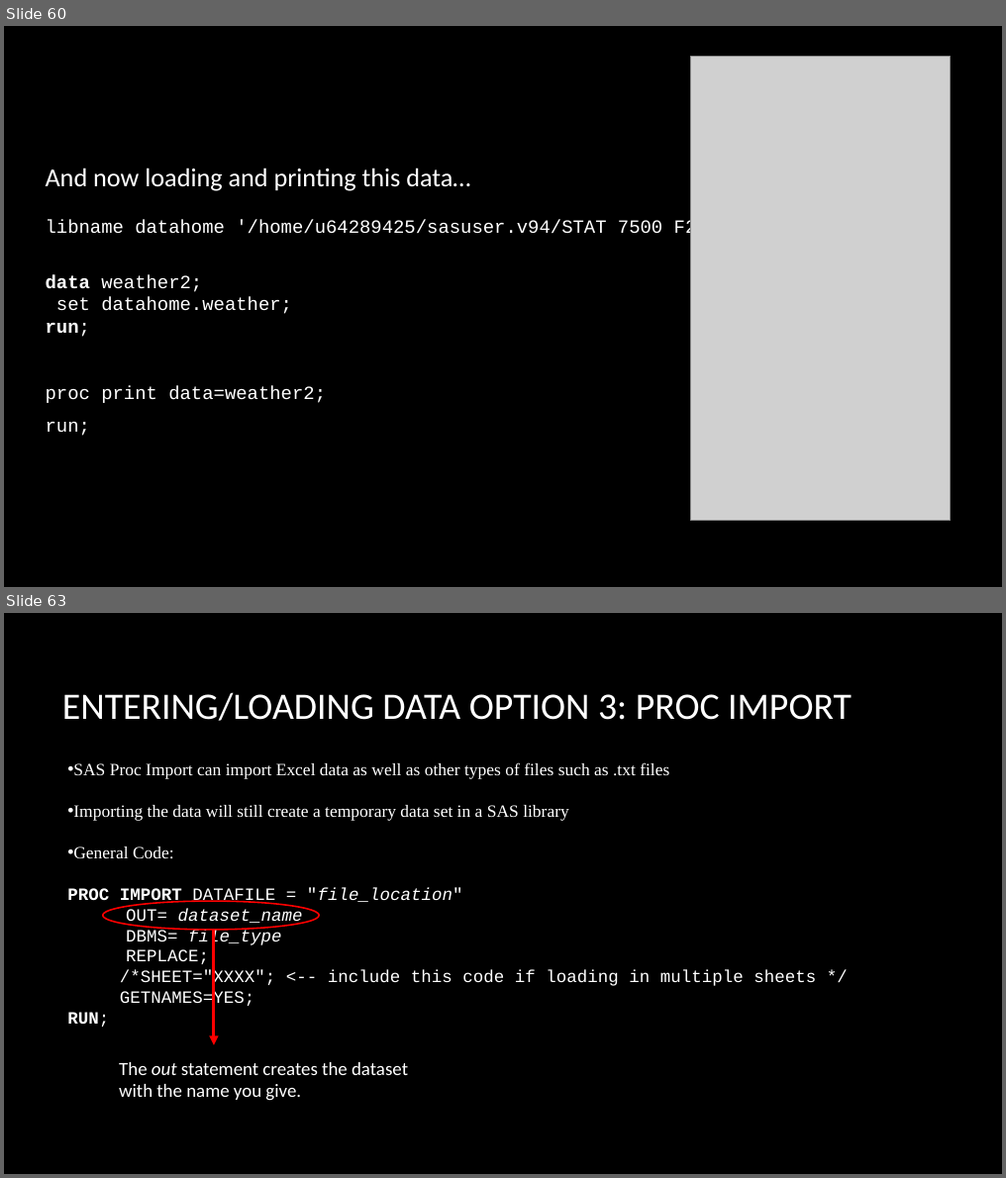
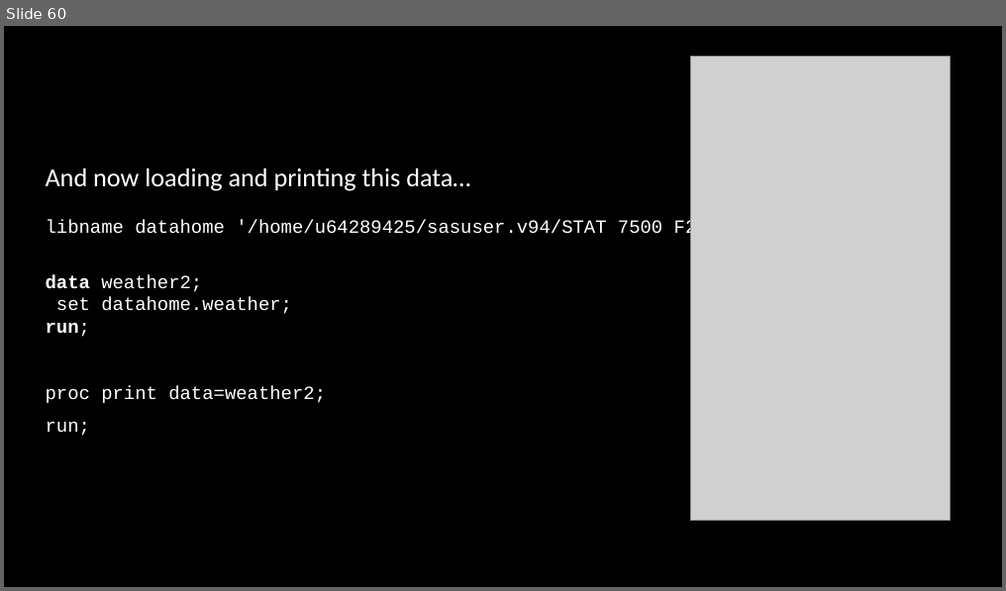
Before and after one commit to kgfitzgerald/stat-7500, a slide deck: assets/lecture_slides/SAS1_intro_to_sas.pptx. Shown one above the other, each under a label of ours: slides 60 and 63 before the commit, slide 60 after it; the slides between them are not shown. The pictures are 1006x1178 and 1006x591 pixels, drawn with LibreOffice and Linux fonts; fonts in the diff are those of the drawing; grey boxes stand for pictures; background and template pictures are left out. Boxes give left, top, right and bottom in pixels: in the first picture for what was removed or moved away, otherwise in the second. Text is boxed around its words. In the diff, an @@ line names an element or a change of style, - is before the commit and + after.

```diff
--- a/assets/lecture_slides/SAS1_intro_to_sas.pptx
+++ b/assets/lecture_slides/SAS1_intro_to_sas.pptx
@@ slide 63 removed at (4,613,1002,1174), background picture (left out) @@
@@ title removed at (62,692,851,721) @@
-ENTERING/LOADING DATA OPTION 3: PROC IMPORT
@@ text removed at (67,762,816,1027) @@
-• SAS Proc Import can import Excel data as well as other types of files such as .txt files
-• Importing the data will still create a temporary data set in a SAS library
-• General Code:
-PROC IMPORT DATAFILE = "file_location"
-OUT= dataset_name
-DBMS= file_type
-REPLACE;
-/*SHEET="XXXX"; <-- include this code if loading in multiple sheets */
-GETNAMES=YES;
-RUN;
@@ ellipse removed at (103,901,319,930) @@
@@ arrow removed from (214, 931) to (214, 1046) @@
@@ text removed at (119,1062,408,1101) @@
-The out statement creates the dataset with the name you give.
```
Also in this commit, not shown: 13 other slides removed, 1 other file.
